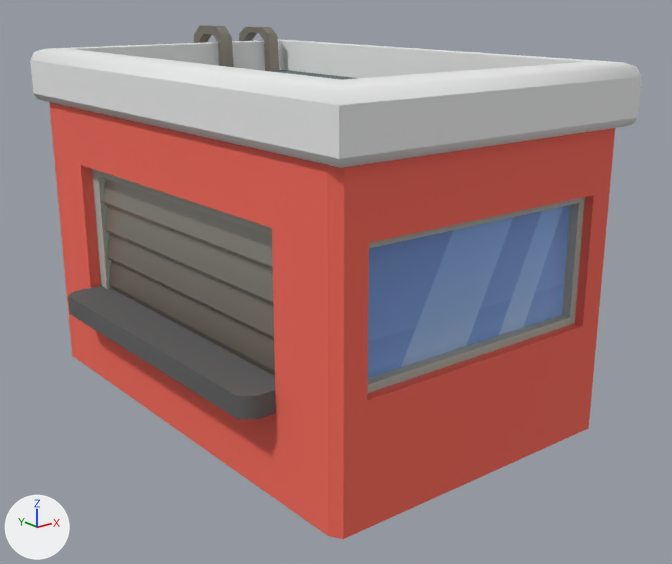
Before and after pictures for a commit that changed the FBX model Assets/CityMassivePack/3d Models/Street Props/Kiosk_1_D.fbx.
The view is the same before and after, from a 50 mm lens placed at (-4.59, -6.15, 3.37), pointed at (0.11, -0.28, 1.02). The axes (+X, +Y, +Z) are drawn at lower left. The lights are the same throughout. Where no turn or scale is listed for an object, it has been applied to the vertices.

The first picture shows 'Kiosk_1_D'.
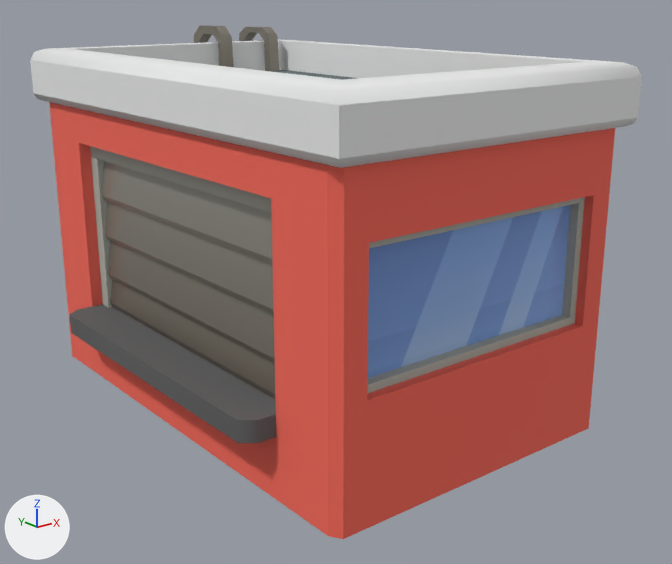
Location of each change, (x1, y1, x2, y2) in pixels of the pictures (672 x 564 px; the box of a moved part takes in the faces that stretch with it):
part 1 of me_kiosk_1_d_001, moved or reshaped
    before: (102, 179, 273, 270)
    after: (102, 161, 273, 264)
part 2 of me_kiosk_1_d_001, moved or reshaped
    before: (105, 206, 273, 305)
    after: (105, 201, 274, 314)
part 3 of me_kiosk_1_d_001, moved or reshaped
    before: (107, 234, 274, 339)
    after: (108, 241, 275, 363)
part 4 of me_kiosk_1_d_001, moved or reshaped
    before: (109, 261, 275, 376)
    after: (110, 280, 275, 399)
part 5 of me_kiosk_1_d_001, moved or reshaped
    both: (49, 102, 328, 536)

Diff of the bpy script that builds the scene:
```diff
--- a/Assets/CityMassivePack/3d Models/Street Props/Kiosk_1_D.fbx.py
+++ b/Assets/CityMassivePack/3d Models/Street Props/Kiosk_1_D.fbx.py
@@ me_kiosk_1_d_001 @@
 me_kiosk_1_d_001.from_pydata(...)  # 316 vertices, 226 faces; spans x -1.58..1.39, y -2.19..2.35, z 0.0..3.04
 # used by ob_kiosk_1_d; location = (0.0, 0.0, 0.0)
 # before: 0 (-1.33, 1.43, 0.77), 1 (-1.33, -1.43, 0.77) at pixel (275, 399), 2 (-1.33, 1.43, 1.94) at pixel (80, 164), 3 (-1.33, -1.43, 1.94) at pixel (271, 228), 4 (-1.17, -1.43, 0.66)
 # before: 5 (-1.17, 1.43, 1.94), 6 (-1.17, -1.43, 1.94), 7 (-1.17, 1.43, 0.66), 8 (-1.58, 1.35, 0.66) at pixel (69, 313), 9 (-1.47, 1.43, 0.66)
 # before: 10 (-1.47, -1.43, 0.66) at pixel (258, 418), 11 (-1.58, -1.35, 0.66) at pixel (237, 419), 12 (-1.17, -1.43, 0.83), 13 (-1.17, 1.43, 0.83), 14 (-1.47, 1.43, 0.83) at pixel (75, 290)
 # before: 15 (-1.58, 1.35, 0.83) at pixel (67, 295), 16 (-1.47, -1.43, 0.83) at pixel (257, 395), 17 (-1.58, -1.35, 0.83) at pixel (236, 395), 90 (-1.17, 1.31, 0.77), 91 (-1.17, -1.31, 0.77)
 # before: 92 (-1.17, 1.31, 1.85), 93 (-1.17, -1.31, 1.85), 96 (-1.23, -1.47, 0.77), 97 (-1.23, 1.47, 0.77), 98 (-1.23, -1.31, 1.85)
 # before: 99 (-1.23, 1.31, 1.85) at pixel (98, 176), 100 (-1.23, -1.31, 0.77), 101 (-1.23, 1.31, 0.77)
-me_kiosk_1_d_001.vertices[94].co = (-1.23, 1.46, 1.96)
-me_kiosk_1_d_001.vertices[95].co = (-1.23, -1.46, 1.96)
+# me_kiosk_1_d_001 part 1: the loose piece of 10 vertices spanning x -1.21..-1.08, y -1.35..1.35, z 1.58..1.85 is scaled about its middle by (1, 1, 1.43), then moved by (0.0, 0.0, 0.09)
+# me_kiosk_1_d_001 part 2: the loose piece of 8 vertices spanning x -1.21..-1.13, y -1.35..1.35, z 1.33..1.6 is scaled about its middle by (1, 1, 1.43), then moved by (0.0, 0.0, -0.01)
+# me_kiosk_1_d_001 part 3: the loose piece of 6 vertices spanning x -1.21..-1.17, y -1.35..1.35, z 1.1..1.35 is scaled about its middle by (1, 1, 1.43), then moved by (0.0, 0.0, -0.12)
+# me_kiosk_1_d_001 part 4: the loose piece of 8 vertices spanning x -1.21..-1.08, y -1.35..1.35, z 0.83..1.11 is moved by (0.0, 0.0, -0.18)
+# me_kiosk_1_d_001 part 5
+for i in [0, 1, 4, *range(7, 18), 90, 91, 96, 97, 100, 101]: me_kiosk_1_d_001.vertices[i].co += Vector((0.0, 0.0, -0.18))
+for i in [92, 93, 98, 99]: me_kiosk_1_d_001.vertices[i].co += Vector((0.0, 0.0, 0.15))
+for i in [2, 3, 5, 6]: me_kiosk_1_d_001.vertices[i].co += Vector((0.0, 0.0, 0.19))
+me_kiosk_1_d_001.vertices[94].co = (-1.23, 1.46, 2.16)
+me_kiosk_1_d_001.vertices[95].co = (-1.23, -1.46, 2.16)
 me_kiosk_1_d_001.materials.append(mat_city_metal_001)
```
